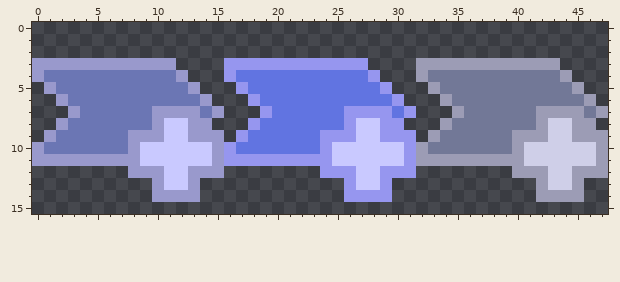
A pixel-art sprite gets an edit: src/chrome/browser/places/bookmark.png. Above: the version before the commit.
The file is 48x16 pixels. Colours within 5 levels of each other are drawn and written as one.
Once edited:
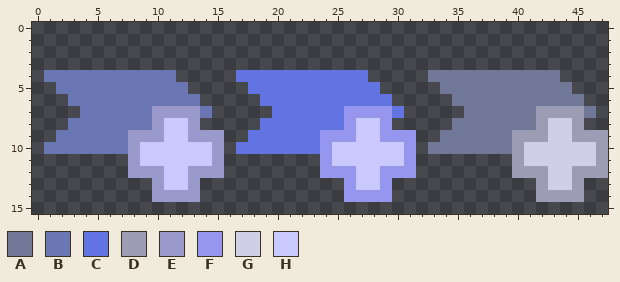
Palette (. is transparent): A #727897  B #6b76b4  C #6174e1  D #9c9cb5  E #9999cc  F #9696ef  G #cfcfe8  H #c9c9ff
Commit message: Tweak URL Bar add/edit bookmark icons - Remove border
Change:
{"y":3,"x":0,"old":"EEEEEEEEEEEE","new":"............"}
{"y":3,"x":16,"old":"FFFFFFFFFFFF","new":"............"}
{"y":3,"x":32,"old":"DDDDDDDDDDDD","new":"............"}
{"y":4,"x":0,"old":"E","new":"."}
{"y":4,"x":12,"old":"E","new":"."}
{"y":4,"x":16,"old":"F","new":"."}
{"y":4,"x":28,"old":"F","new":"."}
{"y":4,"x":32,"old":"D","new":"."}
{"y":4,"x":44,"old":"D","new":"."}
{"y":5,"x":1,"old":"E","new":"."}
{"y":5,"x":13,"old":"E","new":"."}
{"y":5,"x":17,"old":"F","new":"."}
{"y":5,"x":29,"old":"F","new":"."}
{"y":5,"x":33,"old":"D","new":"."}
{"y":5,"x":45,"old":"D","new":"."}
{"y":6,"x":2,"old":"E","new":"."}
{"y":6,"x":14,"old":"E","new":"."}
{"y":6,"x":18,"old":"F","new":"."}
{"y":6,"x":30,"old":"F","new":"."}
{"y":6,"x":34,"old":"D","new":"."}
{"y":6,"x":46,"old":"D","new":"."}
{"y":7,"x":3,"old":"E","new":"."}
{"y":7,"x":15,"old":"E","new":"."}
{"y":7,"x":19,"old":"F","new":"."}
{"y":7,"x":31,"old":"F","new":"."}
{"y":7,"x":35,"old":"D","new":"."}
{"y":7,"x":47,"old":"D","new":"."}
{"y":8,"x":2,"old":"E","new":"."}
{"y":8,"x":14,"old":"E","new":"."}
{"y":8,"x":18,"old":"F","new":"."}
{"y":8,"x":30,"old":"F","new":"."}
{"y":8,"x":34,"old":"D","new":"."}
{"y":8,"x":46,"old":"D","new":"."}
{"y":9,"x":1,"old":"E","new":"."}
{"y":9,"x":17,"old":"F","new":"."}
{"y":9,"x":33,"old":"D","new":"."}
{"y":10,"x":0,"old":"E","new":"."}
{"y":10,"x":16,"old":"F","new":"."}
{"y":10,"x":32,"old":"D","new":"."}
{"y":11,"x":0,"old":"EEEEEEEE","new":"........"}
{"y":11,"x":16,"old":"FFFFFFFF","new":"........"}
{"y":11,"x":32,"old":"DDDDDDDD","new":"........"}
{"label":"erased","picture_box":[32,58,608,166]}
